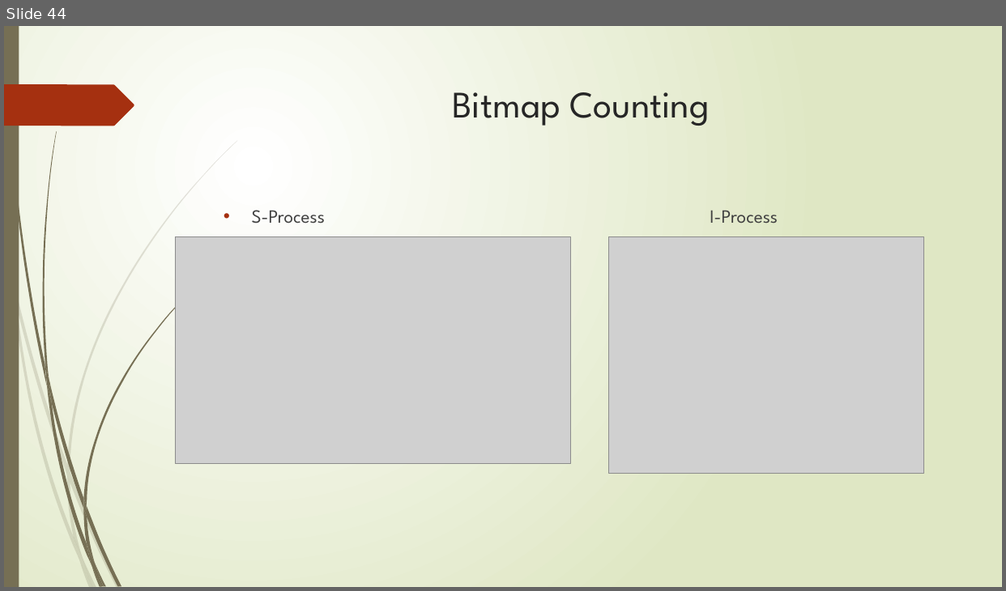
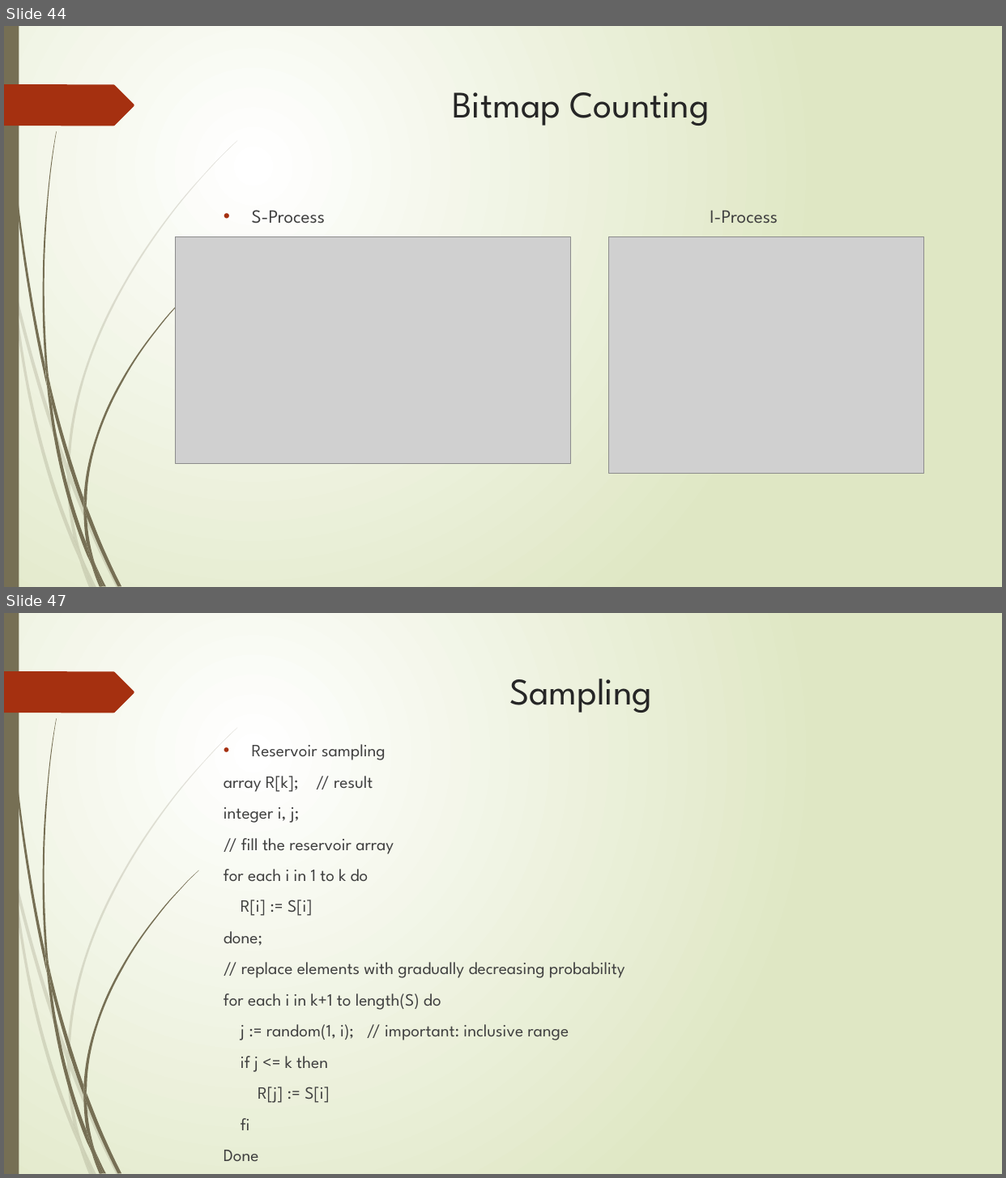
Before and after one commit to zixiaojindao/time-series-survey, a slide deck: slide/tsdm.pptx. Shown one above the other, each under a label of ours: slide 44 before the commit, slides 44 and 47 after it; the slides between them are not shown. The pictures are 1006x591 and 1006x1178 pixels, drawn with LibreOffice and Linux fonts; fonts in the diff are those of the drawing; grey boxes stand for pictures. Boxes give left, top, right and bottom in pixels: in the first picture for what was removed or moved away, otherwise in the second. Text is boxed around its words. In the diff, an @@ line names an element or a change of style, - is before the commit and + after.

Commit message:
update suvey for data stream

```diff
--- a/slide/tsdm.pptx
+++ b/slide/tsdm.pptx
@@ slide 47 added at <box>4,613,1002,1174</box>, background gradient #FFFFFF to #DFE8C4; not listed: 24 template elements that a slide beside it also shows @@
@@ title added at <box>509,679,652,713</box>, 36 pt, text #262626 @@
+Sampling
@@ text added at <box>224,744,625,1131</box>, 16.6 pt, text #404040 @@
+• Reservoir sampling
+array R[k]; // result
+integer i, j;
+// fill the reservoir array
+for each i in 1 to k do
+R[i] := S[i]
+done;
+// replace elements with gradually decreasing probability
+for each i in k+1 to length(S) do
+j := random(1, i); // important: inclusive range
+if j <= k then
+R[j] := S[i]
+fi
+Done
+• Drawbacks: can not adapted to fluctuating data rates
```
Also in this commit, not shown: 6 other slides added, 6 other files.
